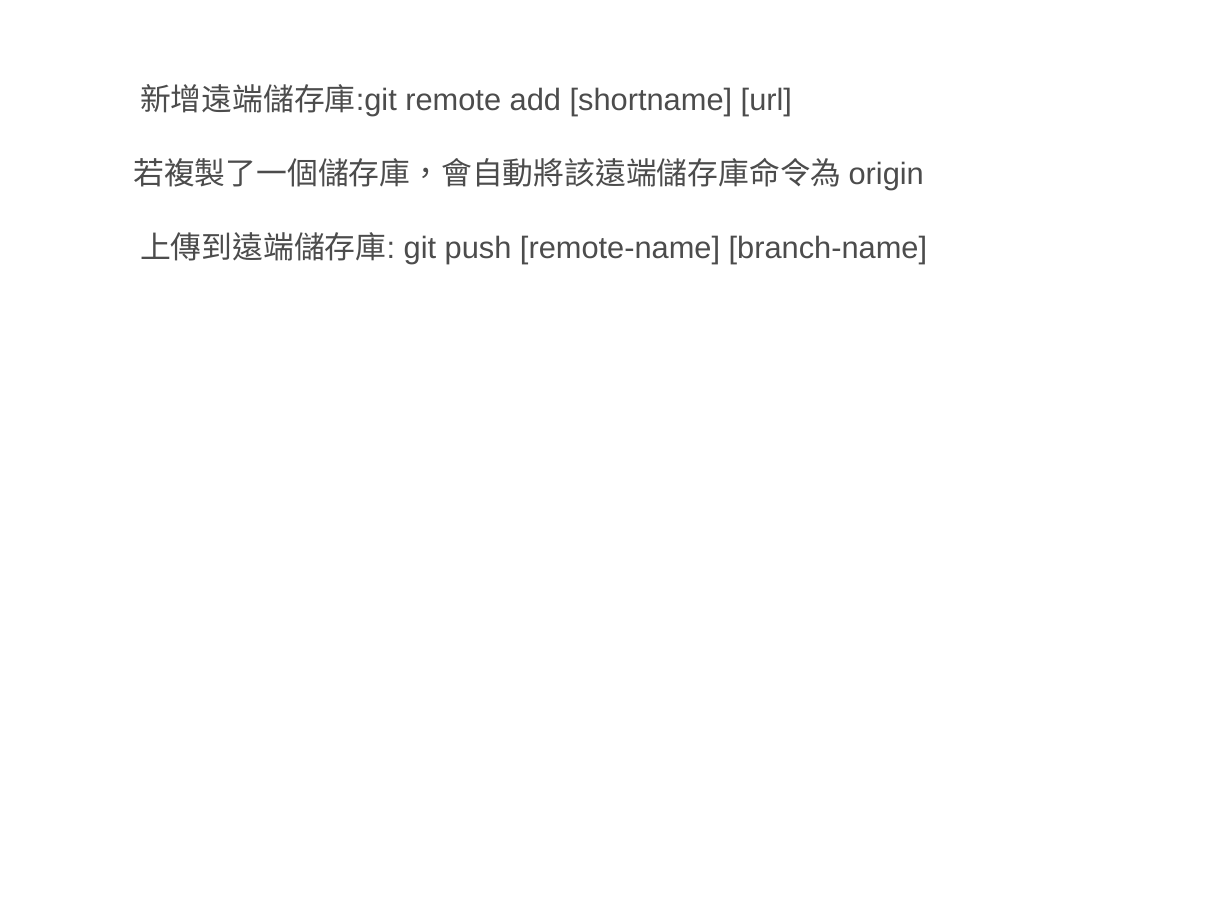
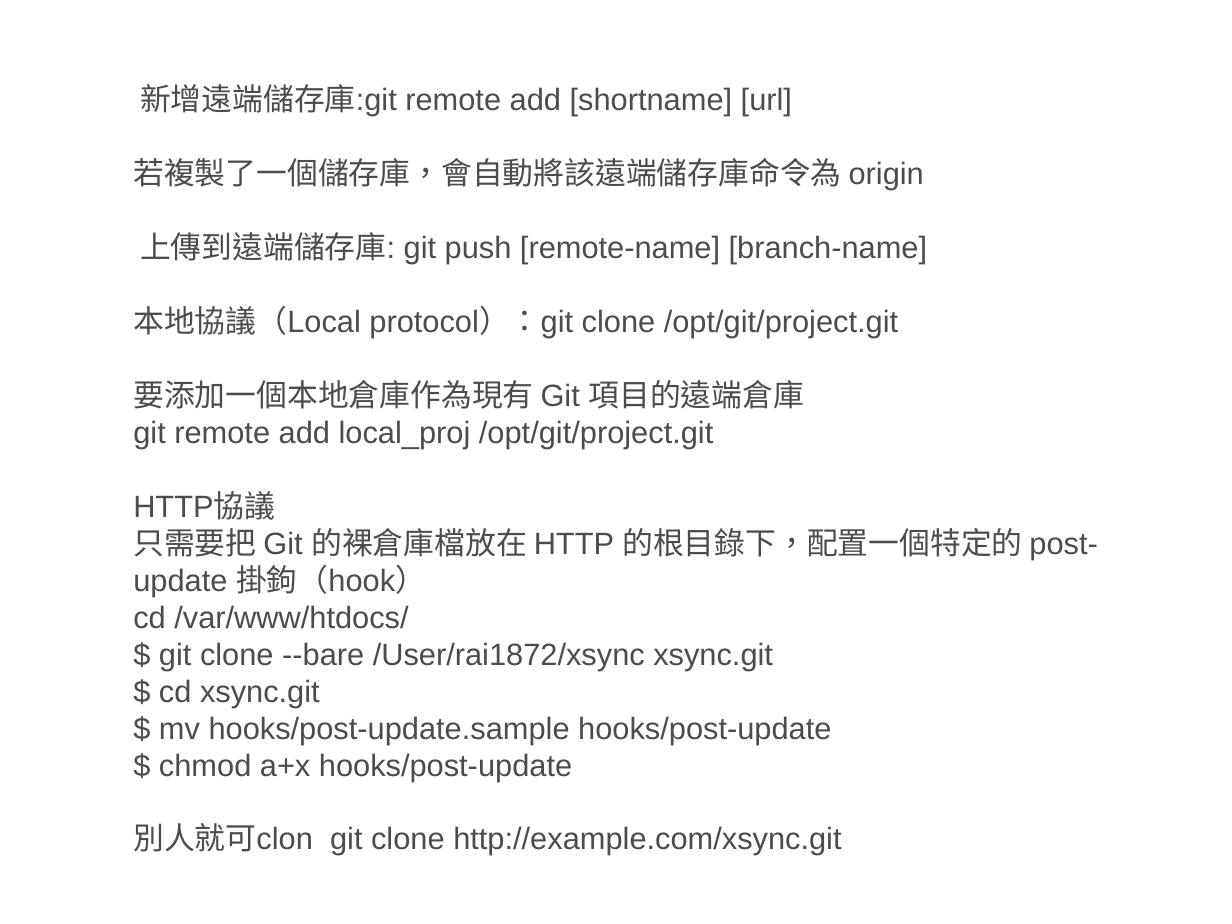
Before and after one commit to rai1872/xsync, a slide deck: slide 15 of 版本控制.pptx. Drawn at 1232x924 pixels with LibreOffice and Linux fonts; fonts in the diff are those of the drawing. Boxes give left, top, right and bottom in pixels: in the first picture for what was removed or moved away, otherwise in the second. Text is boxed around its words. In the diff, an @@ line names an element or a change of style, - is before the commit and + after.

```diff
--- a/版本控制.pptx
+++ b/版本控制.pptx
@@ text at bbox=[133, 306, 1097, 855]: paragraphs added @@
+本地協議（Local protocol）：git clone /opt/git/project.git
+要添加一個本地倉庫作為現有 Git 項目的遠端倉庫
+git remote add local_proj /opt/git/project.git
+HTTP協議
+只需要把 Git 的裸倉庫檔放在 HTTP 的根目錄下，配置一個特定的 post-update 掛鉤（hook）
+cd /var/www/htdocs/
+$ git clone --bare /User/rai1872/xsync xsync.git
+$ cd xsync.git
+$ mv hooks/post-update.sample hooks/post-update
+$ chmod a+x hooks/post-update
+別人就可clon git clone http://example.com/xsync.git
```
Also in this commit, not shown: 2 slides added.
